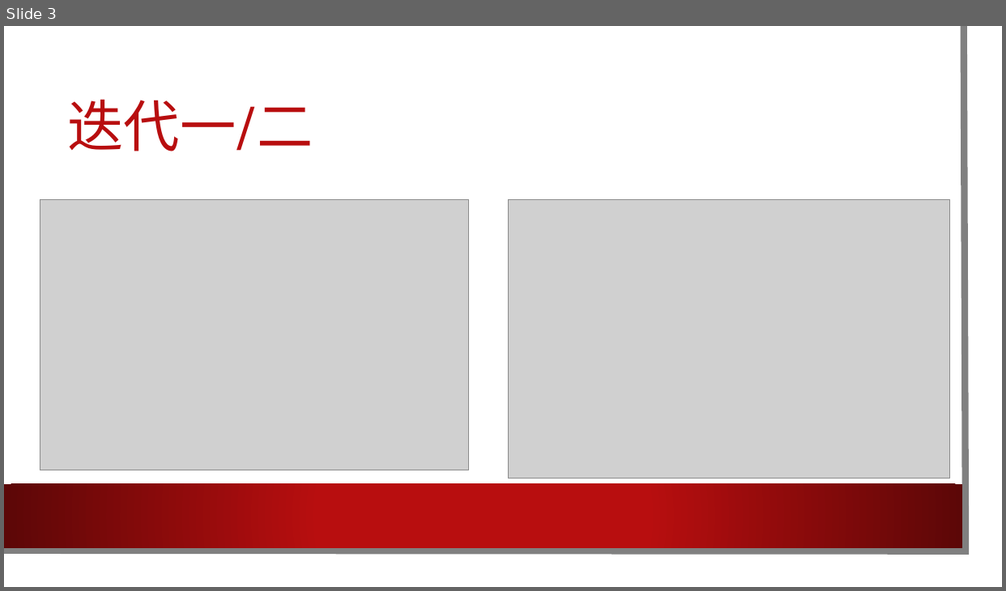
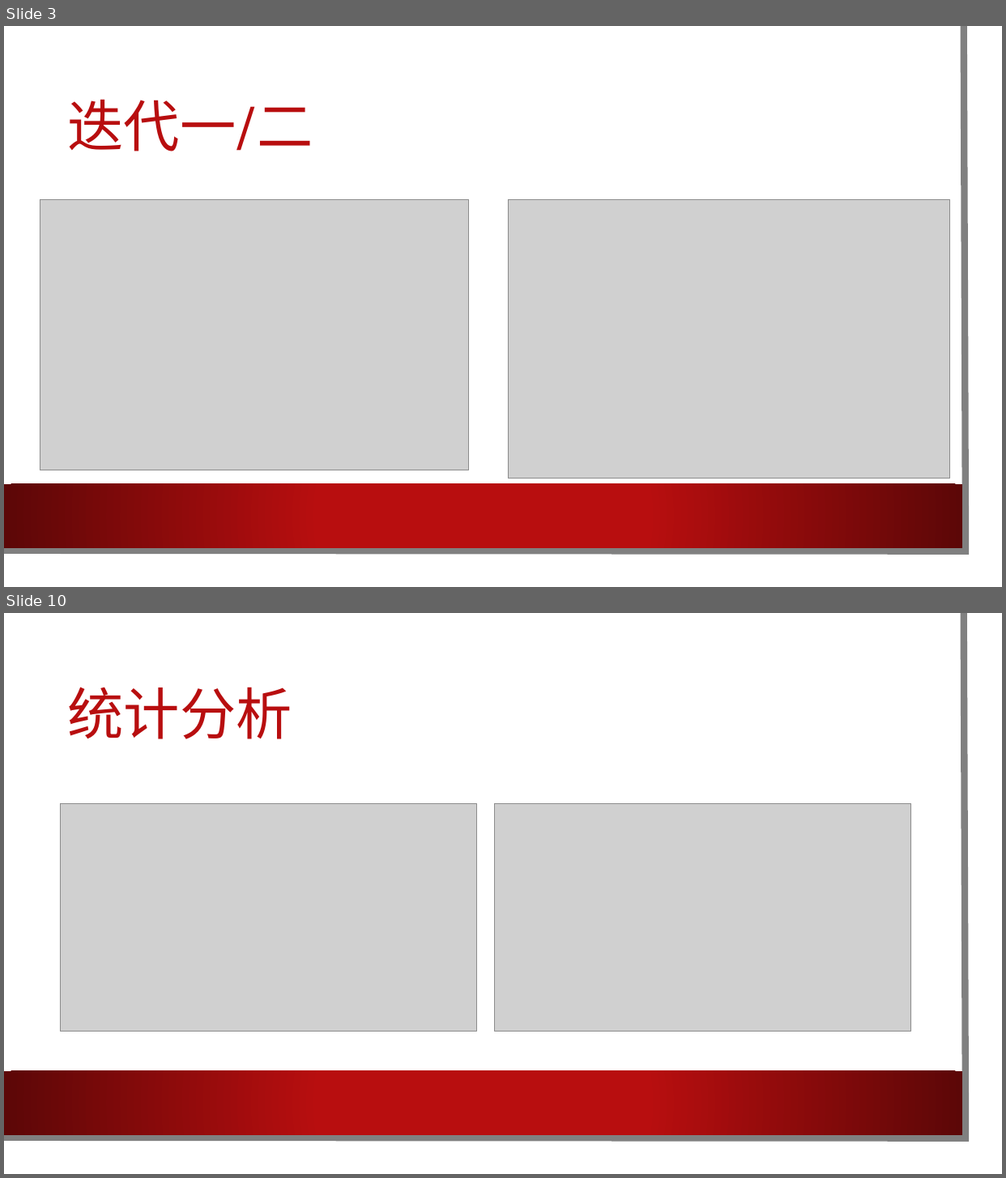
Before and after one commit to cylong1016/Nbalabala, a slide deck: 文档/软工.pptx. Shown one above the other, each under a label of ours: slide 3 before the commit, slides 3 and 10 after it; the slides between them are not shown. The pictures are 1006x591 and 1006x1178 pixels, drawn with LibreOffice and Linux fonts; fonts in the diff are those of the drawing; grey boxes stand for pictures; background and template pictures are left out. Boxes give left, top, right and bottom in pixels: in the first picture for what was removed or moved away, otherwise in the second. Text is boxed around its words. In the diff, an @@ line names an element or a change of style, - is before the commit and + after.

```diff
--- a/文档/软工.pptx
+++ b/文档/软工.pptx
@@ slide 10 added at [4, 613, 1002, 1174], background picture (left out); not listed: 3 template elements that a slide beside it also shows @@
@@ title added at [68, 687, 292, 739], 54 pt, text #B80E0F @@
+统计分析
@@ picture added at [60, 804, 476, 1033] @@
@@ picture added at [495, 804, 911, 1032] @@
```
Also in this commit, not shown: 4 slides changed, 9 other slides added, 1 slide removed.
